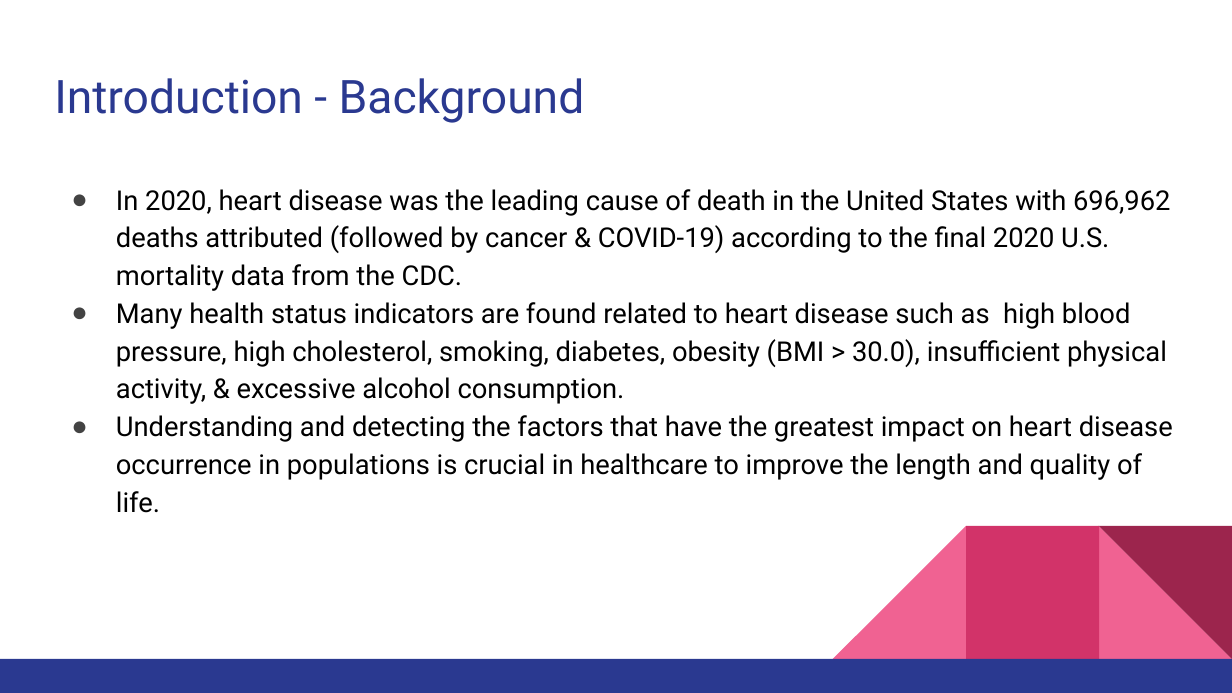
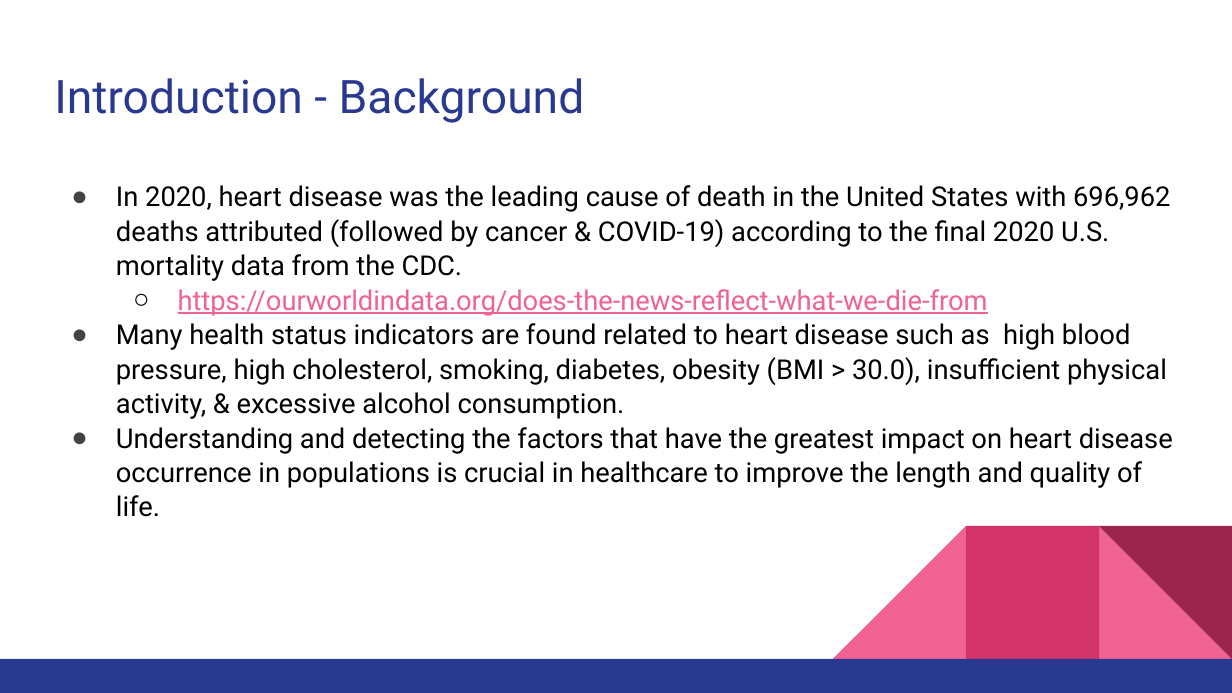
Before and after one commit to eunchong0204/bios735_group2, a slide deck: slide 3 of reports/Presentations/BIOS735_Group2_Presentation(4_27).pptx. Drawn at 1232x693 pixels with LibreOffice and Linux fonts; fonts in the diff are those of the drawing. Boxes give left, top, right and bottom in pixels: in the first picture for what was removed or moved away, otherwise in the second. Text is boxed around its words. In the diff, an @@ line names an element or a change of style, - is before the commit and + after.

```diff
--- a/reports/Presentations/BIOS735_Group2_Presentation(4_27).pptx
+++ b/reports/Presentations/BIOS735_Group2_Presentation(4_27).pptx
@@ text at [116, 185, 1173, 517]: line spacing 1.15 to 1.05 @@
@@ text at [178, 289, 988, 316]: paragraph added @@
+  ○ https://ourworldindata.org/does-the-news-reflect-what-we-die-from
```
Also in this commit, not shown: 12 other slides changed, 3 slides added, 3 slides removed, 2 other files.
